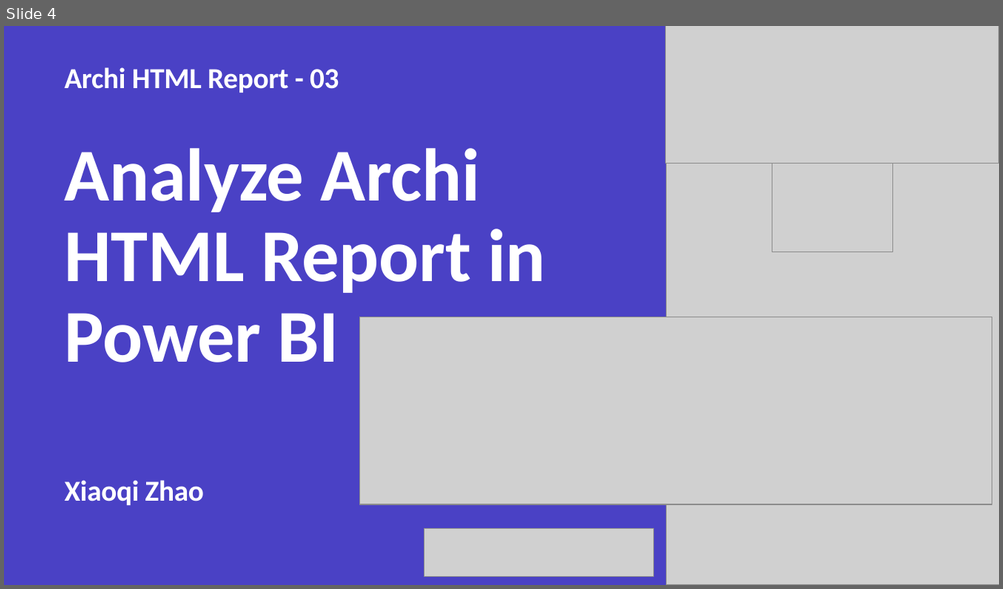
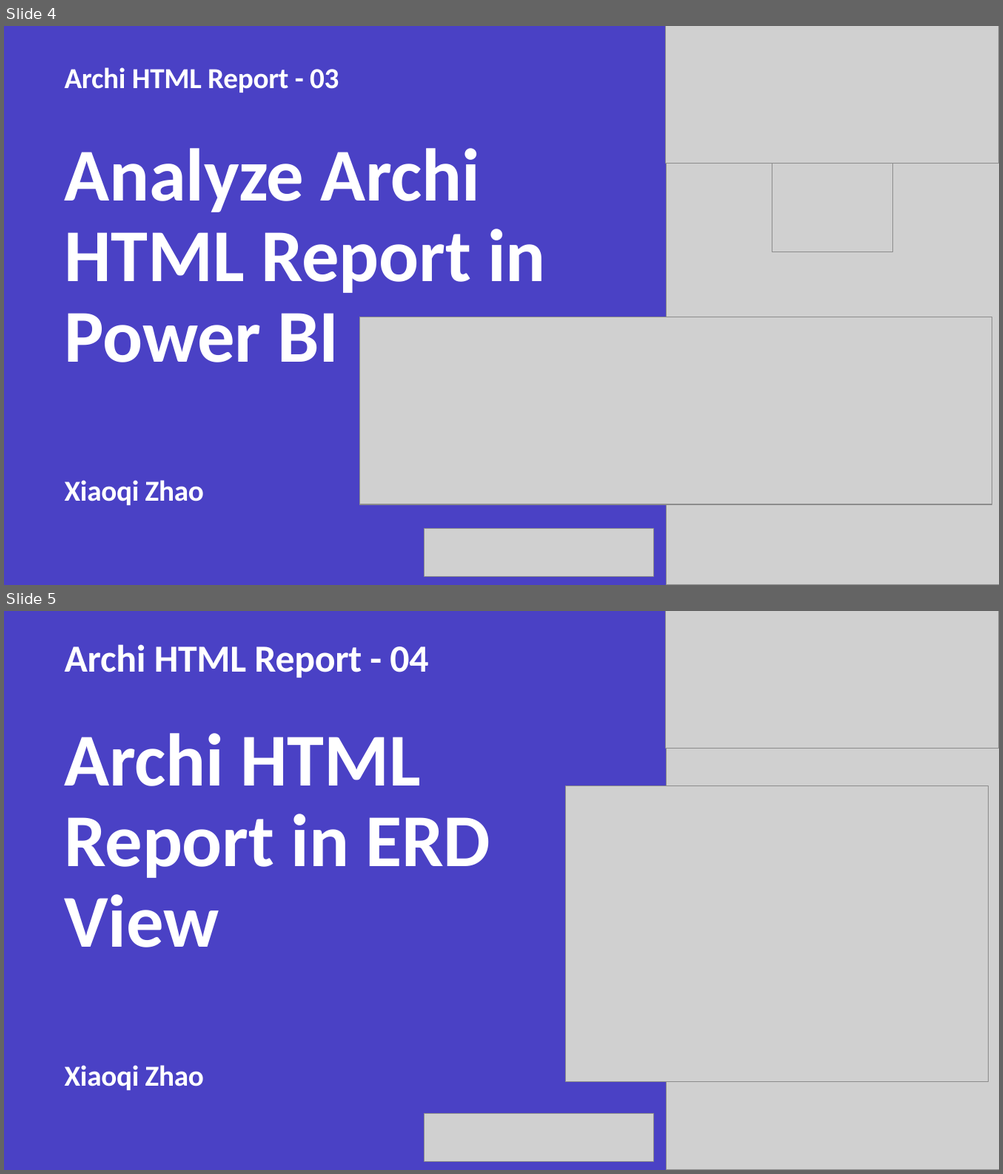
Before and after one commit to yasenstar/EA, a slide deck: architool/Using-Archi.pptx. Shown one above the other, each under a label of ours: slide 4 before the commit, slides 4 and 5 after it. The pictures are 1003x589 and 1003x1174 pixels, drawn with LibreOffice and Linux fonts; fonts in the diff are those of the drawing; grey boxes stand for pictures. Boxes give left, top, right and bottom in pixels: in the first picture for what was removed or moved away, otherwise in the second. Text is boxed around its words. In the diff, an @@ line names an element or a change of style, - is before the commit and + after.

Commit message:
add Archi HTML Report ERD

```diff
--- a/architool/Using-Archi.pptx
+++ b/architool/Using-Archi.pptx
@@ slide 5 added at (4, 611, 999, 1170), background #FFFFFF; not listed: 1 template element that a slide beside it also shows @@
@@ picture added at (666, 611, 999, 1170) @@
@@ picture added at (666, 611, 999, 749) @@
@@ text added at (65, 644, 428, 678), 37 pt, text #FFFFFF, bold @@
+Archi HTML Report - 04
@@ title added at (65, 733, 490, 948), 72 pt, text #FFFFFF, bold @@
+Archi HTML Report in ERD View
@@ picture added at (566, 786, 988, 1082) @@
@@ subtitle added at (65, 1065, 204, 1091), 28 pt, text #FFFFFF, bold @@
+Xiaoqi Zhao
@@ picture added at (424, 1114, 653, 1162) @@
```
Also in this commit, not shown: 2 other slides added, 1 other file.
